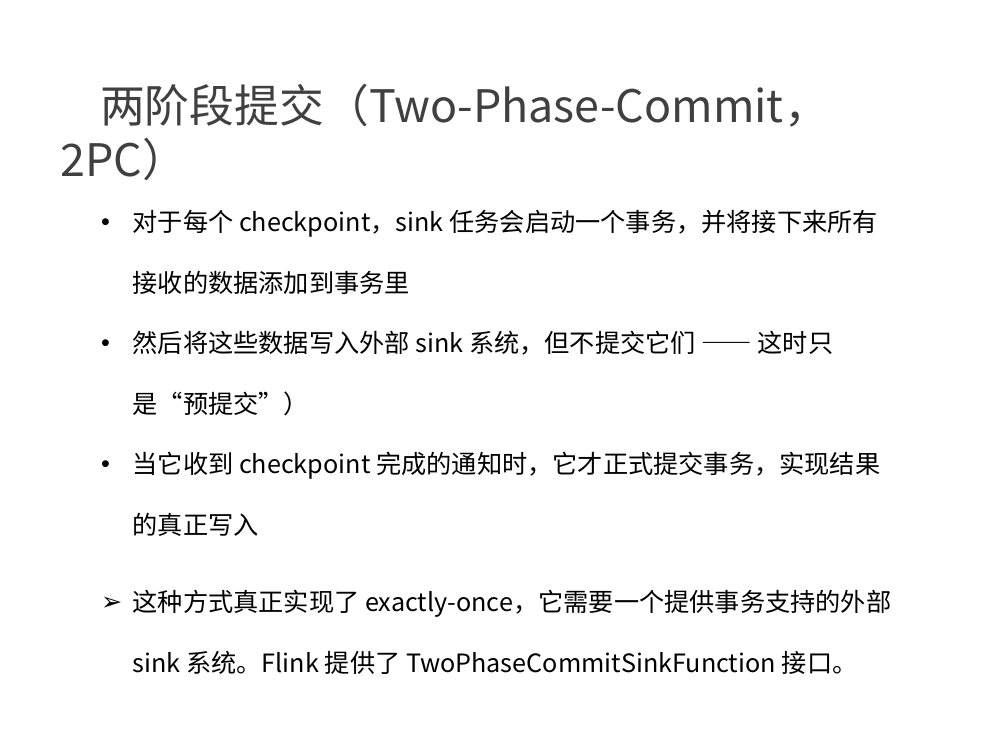
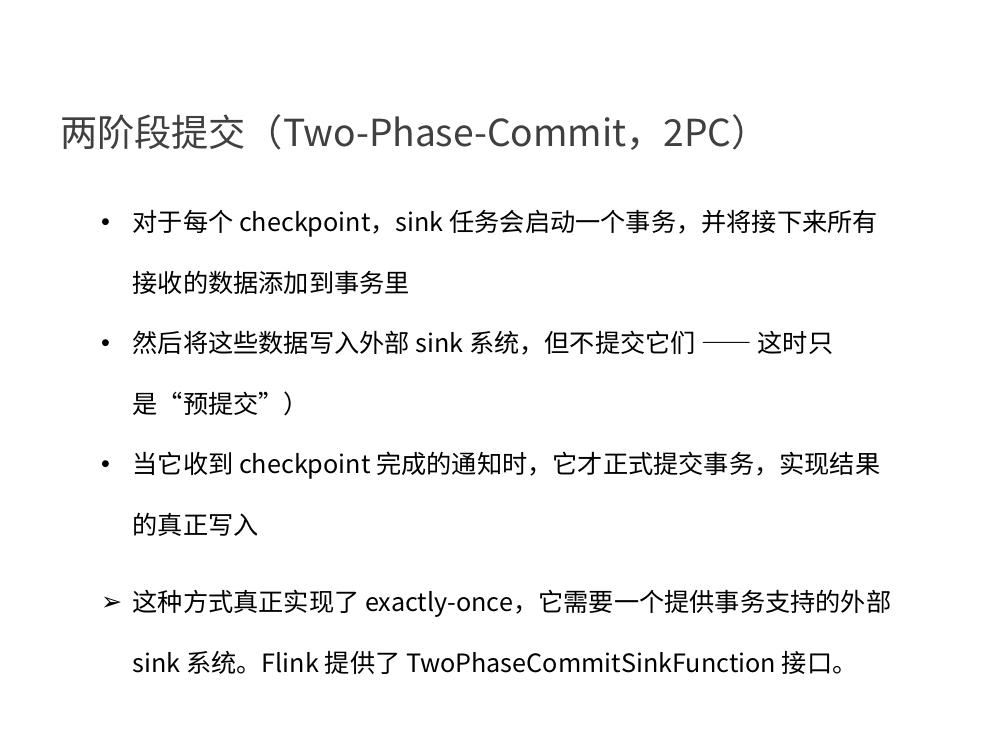
Before and after one commit to confucianzuoyuan/flink-tutorial, a slide deck: slide 12 of slides/7_Flink的状态一致性.pptx. Drawn at 1008x756 pixels with LibreOffice and Linux fonts; fonts in the diff are those of the drawing; background and template pictures are left out. Boxes give left, top, right and bottom in pixels: in the first picture for what was removed or moved away, otherwise in the second. Text is boxed around its words. In the diff, an @@ line names an element or a change of style, - is before the commit and + after.

```diff
--- a/slides/7_Flink的状态一致性.pptx
+++ b/slides/7_Flink的状态一致性.pptx
@@ text "两阶段提交（Two-Phase-Commit，2PC）" at box(60, 114, 768, 150): size 32 to 26.6 pt; indent changed @@
```
Also in this commit, not shown: 19 other slides changed, 1 slide added, 12 other files.
